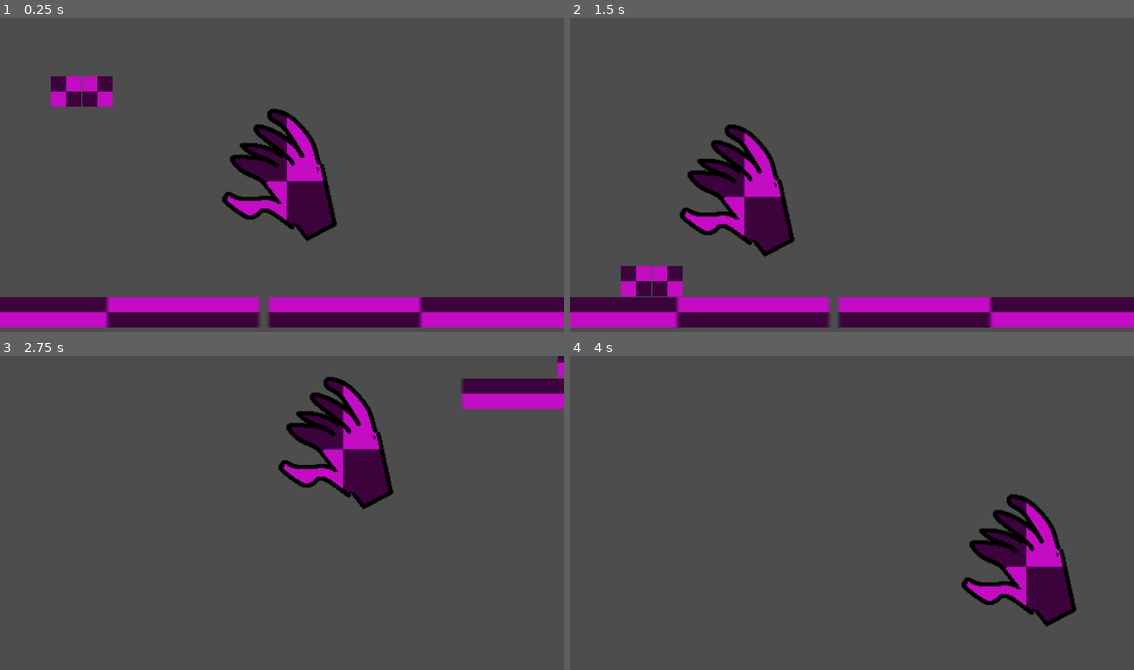
Above: before the commit, frames 1-4 (two rows, left to right).
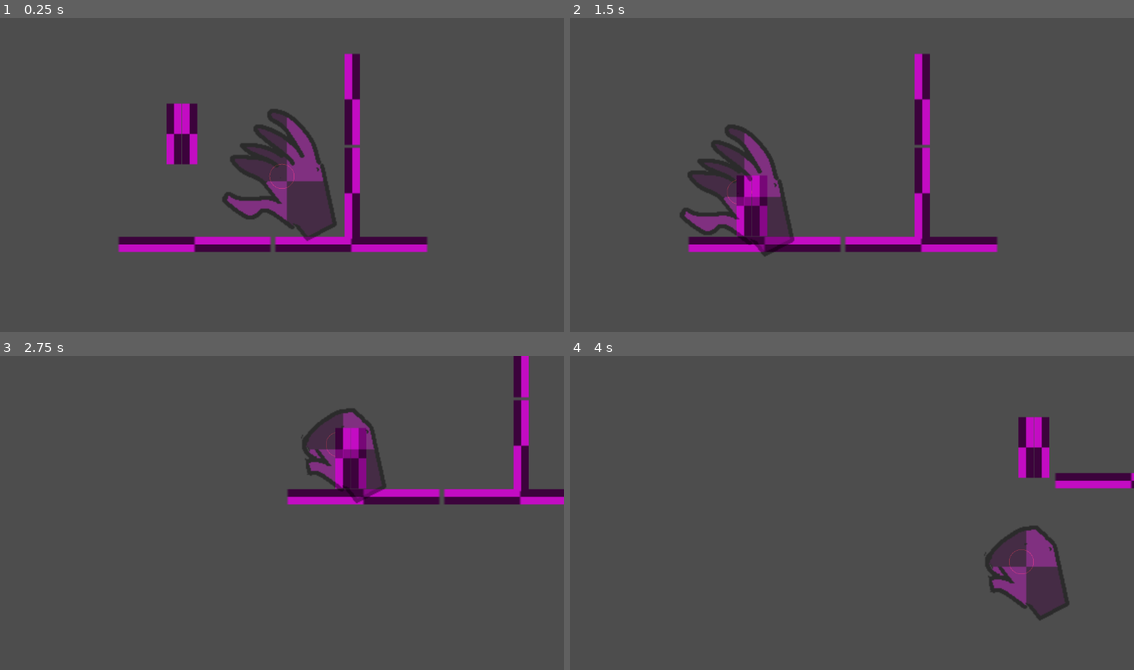
Above: after the commit, the same moments.

Repository: RedFoxLightning/OutsideTheBox
Game: Godot game, scene res://Scenes/MainScenes/TestingScene.tscn
The game is run twice, just before and just after one commit, with the same random seed, the same clock (stepped at 60 frames per second) and the same inputs.
Inputs (mouse positions are in pixels of both pictures, inside the frame that each line leads up to):
- Up to frame 1 (0.25 s): no input
- Up to frame 2 (1.5 s): move the mouse to (976, 159) at 0.52 s; press the mouse at (976, 159) at 0.53 s; tap Middle mouse button (Move) at 0.8, 1.35 s; tap Enter at 1.25 s; move the mouse to (739, 190) at 1.27 s; release the mouse at (739, 190) at 1.28 s
- Up to frame 3 (2.75 s): click (169, 528) at 1.55 s; tap Space at 2 s; move the mouse to (338, 443) at 2.02 s; press the mouse at (338, 443) at 2.03 s; tap Middle mouse button (Move) at 2.3 s
- Up to frame 4 (4 s): tap Enter at 2.75 s; move the mouse to (823, 578) at 2.77 s; release the mouse at (823, 578) at 2.78 s; tap Middle mouse button (Move) at 2.85, 3.8 s; click (823, 578) at 3.05 s; tap Space at 3.5 s; move the mouse to (1021, 563) at 3.52 s; press the mouse at (1021, 563) at 3.53 s

The runs differ from the first frame. In frame 1, 21% of the frame differs, in the area x 0-100%, y 11-99%; in frame 2, 19%; in frame 3, 8.9%; in frame 4, 6.7%.

Commit message:
Light cleanup + tweaks(end of day1)
Added animations for grabbing and panning, changed the hand size and camera size, lowered the panning sensitivity to 1, cleaned up unnused variables, and renamed stuff in the inspector to have better names

Diff:
--- a/Scenes/MainScenes/TestingScene.tscn
+++ b/Scenes/MainScenes/TestingScene.tscn
@@ -5,15 +5,19 @@
 [ext_resource type="Texture2D" uid="uid://cg5u8hfki60j0" path="res://Assets/MissingTextureAnim.png" id="3_wc0r2"]
 
 [sub_resource type="RectangleShape2D" id="RectangleShape2D_qemao"]
-size = Vector2(127, 62)
+size = Vector2(132, 250)
 
 [sub_resource type="WorldBoundaryShape2D" id="WorldBoundaryShape2D_qemao"]
+
+[sub_resource type="RectangleShape2D" id="RectangleShape2D_wc0r2"]
+size = Vector2(62, 756)
 
 [node name="Node2D" type="Node2D" unique_id=1633530728]
 
 [node name="Camera2D" type="Camera2D" parent="." unique_id=308138270]
 unique_name_in_owner = true
 position = Vector2(579, 325)
+zoom = Vector2(0.5, 0.5)
 
 [node name="PlayerHand" parent="." unique_id=1414402712 instance=ExtResource("1_7wa0o")]
 position = Vector2(-36, -53)
@@ -26,15 +30,28 @@
 shape = SubResource("RectangleShape2D_qemao")
 
 [node name="Sprite2D" type="Sprite2D" parent="RigidBody2D/Grabbable" unique_id=62504720]
+z_index = 10
+scale = Vector2(1, 4)
 texture = ExtResource("3_wc0r2")
 
-[node name="StaticBody2D" type="StaticBody2D" parent="." unique_id=1973552204]
+[node name="Floor" type="StaticBody2D" parent="." unique_id=1973552204]
 
-[node name="WorldBoundry" type="CollisionShape2D" parent="StaticBody2D" unique_id=1751466303]
+[node name="WorldBoundry" type="CollisionShape2D" parent="Floor" unique_id=1751466303]
 position = Vector2(541, 570)
 shape = SubResource("WorldBoundaryShape2D_qemao")
 
-[node name="MissingTextureAnim" type="Sprite2D" parent="StaticBody2D/WorldBoundry" unique_id=1530318013]
+[node name="MissingTextureAnim" type="Sprite2D" parent="Floor/WorldBoundry" unique_id=1530318013]
 position = Vector2(1, 33)
 scale = Vector2(10, 1)
 texture = ExtResource("3_wc0r2")
+
+[node name="Wall" type="StaticBody2D" parent="." unique_id=1199975598]
+position = Vector2(866, 202)
+
+[node name="CollisionShape2D" type="CollisionShape2D" parent="Wall" unique_id=1774147935]
+shape = SubResource("RectangleShape2D_wc0r2")
+
+[node name="MissingTextureAnim" type="Sprite2D" parent="Wall/CollisionShape2D" unique_id=1340405629]
+rotation = 1.5707964
+scale = Vector2(6, 1)
+texture = ExtResource("3_wc0r2")
--- a/Scenes/player_hand.tscn
+++ b/Scenes/player_hand.tscn
@@ -21,14 +21,23 @@
 "loop": true,
 "name": &"idle",
 "speed": 2.0
+}, {
+"frames": [{
+"duration": 1.0,
+"texture": ExtResource("2_f2w7u")
+}],
+"loop": true,
+"name": &"panning",
+"speed": 5.0
 }]
 
 [node name="PlayerHand" type="Node2D" unique_id=1414402712]
 script = ExtResource("1_fvenh")
 
 [node name="AnimatedSprite2D" type="AnimatedSprite2D" parent="." unique_id=86471396]
+self_modulate = Color(1, 1, 1, 0.43529412)
 z_index = 4096
-scale = Vector2(2, 2)
+scale = Vector2(4, 4)
 sprite_frames = SubResource("SpriteFrames_otxqc")
 animation = &"idle"
 autoplay = "idle"
--- a/Scripts/player_hand.gd
+++ b/Scripts/player_hand.gd
@@ -2,26 +2,48 @@
 
 const maxDistanceFromMouse: float = 50
 const handStiffness: float = 3
-const panning_sensitivity: float = 3
+const panning_sensitivity: float = 1 # 1 means it'll move perfectly with the mouse, 2 means it'll move double
 
 @onready var camera: Camera2D = %Camera2D
+@onready var animator: AnimatedSprite2D = $AnimatedSprite2D
+
+var grabbing: bool
+
 var mousePosition: Vector2
-var mousePositionLastFrame: Vector2
-var positionLastFrame: Vector2
-var dragging: bool
+var panning: bool
 var camera_offset: Vector2
 var original_camera_pos: Vector2
 var camera_moved_so_far: Vector2
 
 # Called when the node enters the scene tree for the first time.
 func _ready() -> void:
-	mousePositionLastFrame = mousePosition
+
 	pass # Replace with function body.
 
 
 # Called every frame. 'delta' is the elapsed time since the previous frame.
 func _process(_delta: float) -> void:
 	mousePosition = get_global_mouse_position()
+	queue_redraw()
+
+	# determine animation state
+	if panning:
+		animator.play("panning")
+	elif grabbing:
+		animator.play("grabbing")
+	else:
+		animator.play("idle")
+
+
+
+
+	# Move the camera when panning
+	mousePosition = get_global_mouse_position()
+	if panning:
+
+		camera_moved_so_far = camera.global_position - original_camera_pos
+		var distanceToMove = ((get_global_mouse_position() - camera_moved_so_far) + camera_offset) - original_camera_pos
+		camera.global_position = original_camera_pos - distanceToMove * panning_sensitivity
 
 
 	# Keeping within a certain distance of the mouse cursor
@@ -40,34 +62,27 @@
 
 
 func _physics_process(_delta: float) -> void:
-	#if !dragging:
+	#if !panning:
 	position = position + (mousePosition - global_position) / handStiffness
 
-	# Move the camera when dragging
-	mousePosition = get_global_mouse_position()
-	if dragging:
-
-		camera_moved_so_far = camera.global_position - original_camera_pos
-		var distanceToMove = ((get_global_mouse_position() - camera_moved_so_far) + camera_offset) - original_camera_pos
-		camera.global_position = original_camera_pos - distanceToMove * panning_sensitivity
 
 
-	mousePositionLastFrame = get_global_mouse_position()
-	positionLastFrame = global_position
 
-	pass
+
 
 
 func _input(event: InputEvent) -> void:
 	if(event.is_action_pressed("Move")):
-		dragging = true
+		panning = true
 		camera_offset = camera.global_position - get_global_mouse_position()
 		original_camera_pos = camera.global_position
-	if(event.is_action_released("Move")): dragging = false
+	if(event.is_action_released("Move")): panning = false
 
+	if(event.is_action_pressed("Grab")): grabbing = true
+	if(event.is_action_released("Grab")): grabbing = false
 
 func _draw() -> void:
-	#draw_circle(Vector2(0,0),maxDistanceFromMouse,Color.INDIAN_RED,false,2)
+	draw_circle(Vector2(0,0),maxDistanceFromMouse,Color.INDIAN_RED,false,2)
 	pass
 
 func get_distance_to(target: Vector2):
